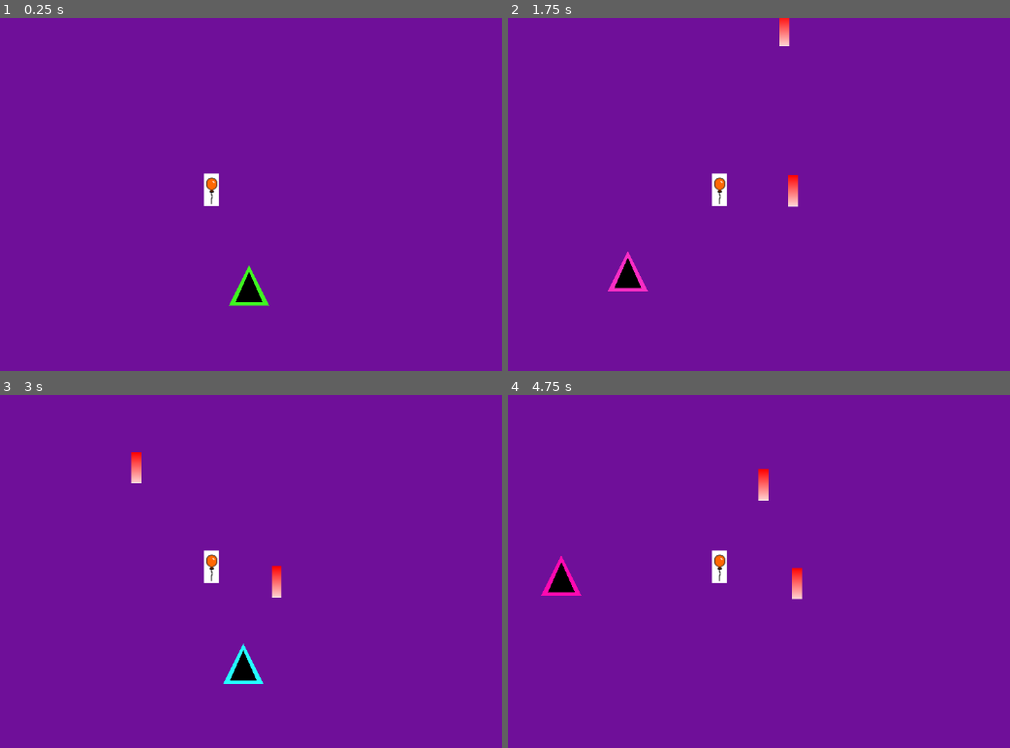
Above: before the commit, frames 1-4 (two rows, left to right).
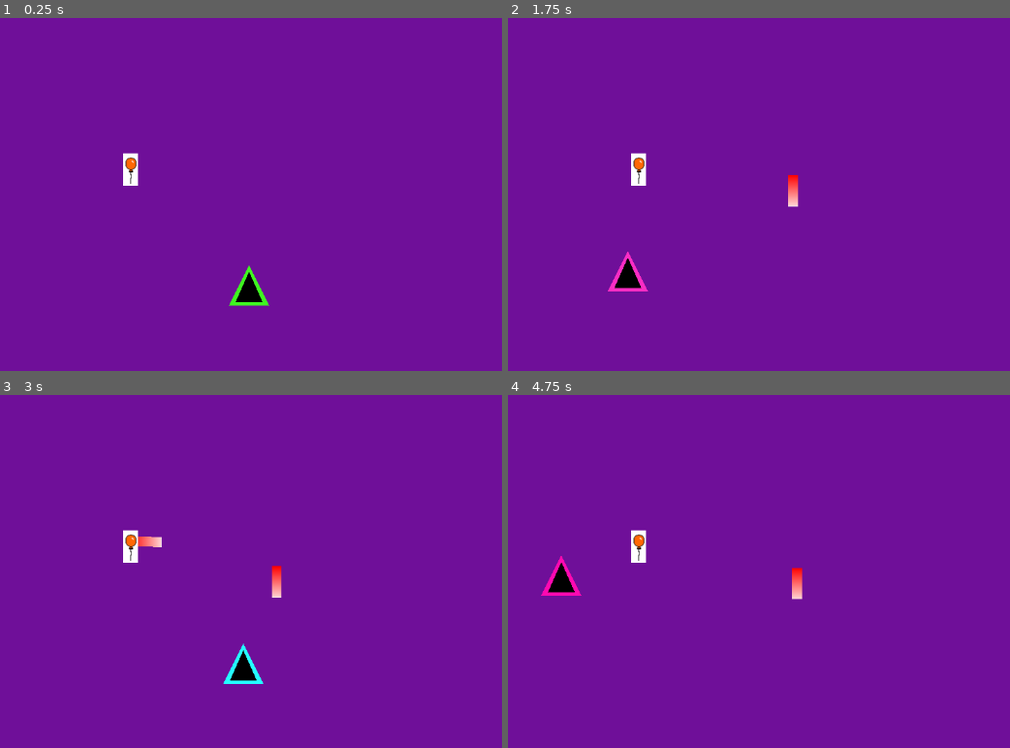
Above: after the commit, the same moments.

Repository: abhinandhari/mousemovementtutorial
Game: Godot game, scene res://Scenes/Endless.tscn
Same seed, same stepped clock (60 frames per second), same inputs: the game is played once before the commit and once after it. Before the commit the project starts from res://Scenes/world.tscn.
Inputs (mouse positions are in pixels of both pictures, inside the frame that each line leads up to):
- Up to frame 1 (0.25 s): no input
- Up to frame 2 (1.75 s): move the mouse to (929, 215) at 0.52 s; hold Space (shoot) 0.53-1.28 s; move the mouse to (603, 258) at 1.27 s; tap Space (shoot) at 1.35 s
- Up to frame 3 (3 s): move the mouse to (326, 518) at 2.02 s; hold Space (shoot) 2.03-2.78 s; move the mouse to (210, 702) at 2.77 s; tap Space (shoot) at 2.85 s
- Up to frame 4 (4.75 s): move the mouse to (989, 677) at 3.52 s; hold Space (shoot) 3.53-4.28 s; move the mouse to (523, 546) at 4.27 s; tap Space (shoot) at 4.35 s

The runs differ from the first frame. In frame 1, 0.6% of the frame differs, in the area x 24-44%, y 38-54%; in frame 2, 0.7%; in frame 3, 0.9%, in the area x 24-44%, y 16-54%; in frame 4, 0.8%.

Commit message:
Added few components for composition purposes, and a bit of renaming to correctly reflect behaviour

Diff:
--- a/Scenes/BaloonEnemy.tscn
+++ b/Scenes/BaloonEnemy.tscn
@@ -1,7 +1,9 @@
-[gd_scene load_steps=8 format=3 uid="uid://ibg5icpkh52k"]
+[gd_scene load_steps=10 format=3 uid="uid://ibg5icpkh52k"]
 
 [ext_resource type="Script" path="res://Scripts/Bodies/BaseEnemy.gd" id="1_wmc4j"]
 [ext_resource type="Texture2D" uid="uid://lfb6isjt1oux" path="res://SpriteSheet/Balloon Sprites.png" id="2_d8p6h"]
+[ext_resource type="PackedScene" uid="uid://cb7yxnxdq54xm" path="res://Scenes/Dmg.tscn" id="3_w5apm"]
+[ext_resource type="PackedScene" uid="uid://t57c7npkx3oa" path="res://Scenes/HP.tscn" id="4_8cqa1"]
 
 [sub_resource type="Animation" id="Animation_7vidc"]
 resource_name = "IdleBaloon"
@@ -10,26 +12,26 @@
 tracks/0/type = "value"
 tracks/0/imported = false
 tracks/0/enabled = true
-tracks/0/path = NodePath("Sprite2D:frame")
+tracks/0/path = NodePath("Sprite2D:region_rect")
 tracks/0/interp = 1
 tracks/0/loop_wrap = true
 tracks/0/keys = {
-"times": PackedFloat32Array(0, 0.0333333, 0.0666667, 0.1, 0.133333),
+"times": PackedFloat32Array(0, 0.0334333, 0.0666667, 0.1, 0.133333),
 "transitions": PackedFloat32Array(1, 1, 1, 1, 1),
-"update": 1,
-"values": [0, 1, 2, 3, 4]
+"update": 0,
+"values": [Rect2(4, 6.5, 229, 145.5), Rect2(3, 6.5, 229, 145.5), Rect2(2, 6.5, 229, 145.5), Rect2(1, 6.5, 229, 145.5), Rect2(3, 6.5, 229, 145.5)]
 }
 tracks/1/type = "value"
 tracks/1/imported = false
 tracks/1/enabled = true
-tracks/1/path = NodePath("Sprite2D:region_rect")
+tracks/1/path = NodePath("Sprite2D:frame")
 tracks/1/interp = 1
 tracks/1/loop_wrap = true
 tracks/1/keys = {
-"times": PackedFloat32Array(0, 0.0334333, 0.0666667, 0.1, 0.133333),
+"times": PackedFloat32Array(0, 0.0333333, 0.0666667, 0.1, 0.133333),
 "transitions": PackedFloat32Array(1, 1, 1, 1, 1),
-"update": 1,
-"values": [Rect2(4, 6.5, 229, 145.5), Rect2(3, 6.5, 229, 145.5), Rect2(2, 6.5, 229, 145.5), Rect2(1, 6.5, 229, 145.5), Rect2(3, 6.5, 229, 145.5)]
+"update": 0,
+"values": [0, 1, 2, 3, 4]
 }
 
 [sub_resource type="Animation" id="Animation_7rns1"]
@@ -37,26 +39,26 @@
 tracks/0/type = "value"
 tracks/0/imported = false
 tracks/0/enabled = true
-tracks/0/path = NodePath("Sprite2D:frame")
+tracks/0/path = NodePath("Sprite2D:region_rect")
 tracks/0/interp = 1
 tracks/0/loop_wrap = true
 tracks/0/keys = {
 "times": PackedFloat32Array(0),
 "transitions": PackedFloat32Array(1),
-"update": 1,
-"values": [0]
+"update": 0,
+"values": [Rect2(4, 6.5, 229, 145.5)]
 }
 tracks/1/type = "value"
 tracks/1/imported = false
 tracks/1/enabled = true
-tracks/1/path = NodePath("Sprite2D:region_rect")
+tracks/1/path = NodePath("Sprite2D:frame")
 tracks/1/interp = 1
 tracks/1/loop_wrap = true
 tracks/1/keys = {
 "times": PackedFloat32Array(0),
 "transitions": PackedFloat32Array(1),
 "update": 0,
-"values": [Rect2(4, 6.5, 229, 145.5)]
+"values": [0]
 }
 
 [sub_resource type="AnimationLibrary" id="AnimationLibrary_iquwe"]
@@ -72,10 +74,10 @@
 size = Vector2(20, 24)
 
 [node name="BaloonProp" type="CharacterBody2D"]
+editor_description = "A very basic enemy. It can move. It has hp provided via HealthComponent, and movement provided via MovementComponent"
 collision_layer = 4
 collision_mask = 2
 script = ExtResource("1_wmc4j")
-attack = 2
 
 [node name="Sprite2D" type="Sprite2D" parent="."]
 texture = ExtResource("2_d8p6h")
@@ -102,3 +104,7 @@
 [node name="CollisionShape2D(hitbox)" type="CollisionShape2D" parent="Area2D"]
 position = Vector2(0, -5)
 shape = SubResource("RectangleShape2D_l1vci")
+
+[node name="HealthComponent" parent="." instance=ExtResource("4_8cqa1")]
+
+[node name="DmgComponent" parent="." instance=ExtResource("3_w5apm")]
--- a/Scenes/BasicBullet.tscn
+++ b/Scenes/BasicBullet.tscn
@@ -1,31 +1,25 @@
 [gd_scene load_steps=5 format=3 uid="uid://biwmo6l56milh"]
 
 [ext_resource type="Script" path="res://Scripts/Bullets/BasicBullet.gd" id="1_medr2"]
+[ext_resource type="PackedScene" uid="uid://cgm7q2j76vlkt" path="res://Scenes/Bullet.tscn" id="2_n3hi5"]
 
 [sub_resource type="Gradient" id="Gradient_21aw3"]
 offsets = PackedFloat32Array(0, 0.972527, 1)
 colors = PackedColorArray(1, 0, 0, 1, 1, 0.818681, 0.818681, 1, 1, 1, 1, 1)
 metadata/_snap_enabled = true
 
-[sub_resource type="GradientTexture1D" id="GradientTexture1D_31xxx"]
+[sub_resource type="GradientTexture1D" id="GradientTexture1D_x260g"]
 gradient = SubResource("Gradient_21aw3")
 
-[sub_resource type="RectangleShape2D" id="RectangleShape2D_q2tqk"]
-size = Vector2(48, 16)
-
-[node name="BasicBullet" type="RigidBody2D"]
-z_index = -2
-collision_layer = 2
-collision_mask = 4
-gravity_scale = 0.0
+[node name="BasicBullet" instance=ExtResource("2_n3hi5")]
+editor_description = "A basic bullet. It deals damage based on dmgcomponent, and Direction based on a simple Vector. Future may use a movement component."
 script = ExtResource("1_medr2")
 
-[node name="Sprite2D" type="Sprite2D" parent="."]
+[node name="Sprite2D" type="Sprite2D" parent="." index="1"]
 position = Vector2(0.0442001, 0.0441921)
 rotation = 1.5708
 scale = Vector2(0.182308, 14.9255)
-texture = SubResource("GradientTexture1D_31xxx")
+texture = SubResource("GradientTexture1D_x260g")
 
-[node name="CollisionShape2D" type="CollisionShape2D" parent="."]
-rotation = 1.5708
-shape = SubResource("RectangleShape2D_q2tqk")
+[node name="DmgComponent" parent="." index="2"]
+dmg = 1
--- /dev/null
+++ b/Scenes/Dmg.tscn
@@ -0,0 +1,7 @@
+[gd_scene load_steps=2 format=3 uid="uid://cb7yxnxdq54xm"]
+
+[ext_resource type="Script" path="res://Scripts/CommonComponents/dmg.gd" id="1_vwwyb"]
+
+[node name="DmgComponent" type="Node"]
+editor_description = "Dmg Component. Attach to things which deal damage."
+script = ExtResource("1_vwwyb")
--- /dev/null
+++ b/Scenes/Endless.tscn
@@ -0,0 +1,64 @@
+[gd_scene load_steps=6 format=3 uid="uid://dvych548vccnj"]
+
+[ext_resource type="Script" path="res://Worlds/endless.gd" id="1_jcss1"]
+[ext_resource type="Script" path="res://Scripts/character_body_2d.gd" id="2_nofxa"]
+[ext_resource type="Shader" path="res://Shaders/player.gdshader" id="3_gyoh2"]
+
+[sub_resource type="ShaderMaterial" id="ShaderMaterial_r4qkv"]
+shader = ExtResource("3_gyoh2")
+shader_parameter/border_width = 2.0
+shader_parameter/border_color = Vector4(1, 0, 0, 1)
+shader_parameter/time_speed = 1.0
+
+[sub_resource type="WorldBoundaryShape2D" id="WorldBoundaryShape2D_t0skl"]
+
+[node name="Endless" type="Node2D"]
+editor_description = "The Endless level. Infinite spawn of enemies. Survive till max"
+use_parent_material = true
+script = ExtResource("1_jcss1")
+
+[node name="Player" type="CharacterBody2D" parent="."]
+position = Vector2(576, 500)
+motion_mode = 1
+script = ExtResource("2_nofxa")
+min_x = 100.0
+max_x = 1060.0
+min_y = 80.0
+max_y = 500.0
+
+[node name="CollisionPolygon2D" type="CollisionPolygon2D" parent="Player"]
+polygon = PackedVector2Array(0, 10, 20, 55, -20, 55)
+
+[node name="RGBBorder" type="Polygon2D" parent="Player"]
+material = SubResource("ShaderMaterial_r4qkv")
+color = Color(0, 0, 0, 1)
+offset = Vector2(0, -5)
+antialiased = true
+polygon = PackedVector2Array(0, 0, 30, 60, -30, 60)
+
+[node name="BlackBody" type="Polygon2D" parent="Player/RGBBorder"]
+color = Color(0, 0, 0, 1)
+offset = Vector2(0, -5)
+antialiased = true
+polygon = PackedVector2Array(0, 10, 20, 55, -20, 55)
+
+[node name="WorldBoundary" type="StaticBody2D" parent="."]
+
+[node name="Bottom" type="CollisionShape2D" parent="WorldBoundary"]
+position = Vector2(600, 576)
+shape = SubResource("WorldBoundaryShape2D_t0skl")
+
+[node name="Top" type="CollisionShape2D" parent="WorldBoundary"]
+position = Vector2(600, 64)
+rotation = 3.14159
+shape = SubResource("WorldBoundaryShape2D_t0skl")
+
+[node name="Left" type="CollisionShape2D" parent="WorldBoundary"]
+position = Vector2(152, 320)
+rotation = 1.5708
+shape = SubResource("WorldBoundaryShape2D_t0skl")
+
+[node name="Right" type="CollisionShape2D" parent="WorldBoundary"]
+position = Vector2(1000, 320)
+rotation = 4.71239
+shape = SubResource("WorldBoundaryShape2D_t0skl")
--- /dev/null
+++ b/Scenes/HP.tscn
@@ -0,0 +1,21 @@
+[gd_scene load_steps=2 format=3 uid="uid://t57c7npkx3oa"]
+
+[sub_resource type="GDScript" id="GDScript_jmtxc"]
+script/source = "class_name Health extends Node
+@export var hp:int
+
+# Called when the node enters the scene tree for the first time.
+func _ready():
+	pass # Replace with function body.
+func get_hp() -> int :
+	return hp
+func set_hp(x: int) -> void :
+	hp = x
+# Called every frame. 'delta' is the elapsed time since the previous frame.
+func _process(delta):
+	pass
+"
+
+[node name="HealthComponent" type="Node"]
+editor_description = "Health Component. Attach to things which require health values"
+script = SubResource("GDScript_jmtxc")
--- a/Scenes/bullet.tscn
+++ b/Scenes/bullet.tscn
@@ -1,10 +1,12 @@
-[gd_scene load_steps=3 format=3 uid="uid://cgm7q2j76vlkt"]
+[gd_scene load_steps=4 format=3 uid="uid://cgm7q2j76vlkt"]
 
 [ext_resource type="Script" path="res://Scripts/Bullets/Bullet.gd" id="1_ehfi2"]
+[ext_resource type="PackedScene" uid="uid://cb7yxnxdq54xm" path="res://Scenes/Dmg.tscn" id="2_83nq7"]
 
 [sub_resource type="CircleShape2D" id="CircleShape2D_chges"]
 
 [node name="Bullet" type="RigidBody2D"]
+editor_description = "Abstract bullet class."
 z_index = -2
 collision_layer = 2
 collision_mask = 4
@@ -14,3 +16,5 @@
 [node name="CollisionShape2D" type="CollisionShape2D" parent="."]
 rotation = 1.5708
 shape = SubResource("CircleShape2D_chges")
+
+[node name="DmgComponent" parent="." instance=ExtResource("2_83nq7")]
--- a/Scenes/world.tscn
+++ /dev/null
@@ -1,140 +0,0 @@
-[gd_scene load_steps=9 format=3 uid="uid://dvych548vccnj"]
-
-[ext_resource type="Script" path="res://Scripts/character_body_2d.gd" id="1_lu2qv"]
-[ext_resource type="Shader" path="res://Shaders/player.gdshader" id="2_ckafb"]
-[ext_resource type="Texture2D" uid="uid://lfb6isjt1oux" path="res://SpriteSheet/Balloon Sprites.png" id="3_qgoqb"]
-
-[sub_resource type="ShaderMaterial" id="ShaderMaterial_r4qkv"]
-shader = ExtResource("2_ckafb")
-shader_parameter/border_width = 2.0
-shader_parameter/border_color = Vector4(1, 0, 0, 1)
-shader_parameter/time_speed = 1.0
-
-[sub_resource type="WorldBoundaryShape2D" id="WorldBoundaryShape2D_t0skl"]
-
-[sub_resource type="Animation" id="Animation_7vidc"]
-resource_name = "IdleBaloon"
-length = 0.1667
-loop_mode = 1
-tracks/0/type = "value"
-tracks/0/imported = false
-tracks/0/enabled = true
-tracks/0/path = NodePath("Sprite2D:frame")
-tracks/0/interp = 1
-tracks/0/loop_wrap = true
-tracks/0/keys = {
-"times": PackedFloat32Array(0, 0.0333333, 0.0666667, 0.1, 0.133333),
-"transitions": PackedFloat32Array(1, 1, 1, 1, 1),
-"update": 1,
-"values": [0, 1, 2, 3, 4]
-}
-tracks/1/type = "value"
-tracks/1/imported = false
-tracks/1/enabled = true
-tracks/1/path = NodePath("Sprite2D:region_rect")
-tracks/1/interp = 1
-tracks/1/loop_wrap = true
-tracks/1/keys = {
-"times": PackedFloat32Array(0, 0.0334333, 0.0666667, 0.1, 0.133333),
-"transitions": PackedFloat32Array(1, 1, 1, 1, 1),
-"update": 1,
-"values": [Rect2(4, 6.5, 229, 145.5), Rect2(3, 6.5, 229, 145.5), Rect2(2, 6.5, 229, 145.5), Rect2(1, 6.5, 229, 145.5), Rect2(3, 6.5, 229, 145.5)]
-}
-
-[sub_resource type="Animation" id="Animation_7rns1"]
-length = 0.001
-tracks/0/type = "value"
-tracks/0/imported = false
-tracks/0/enabled = true
-tracks/0/path = NodePath("Sprite2D:frame")
-tracks/0/interp = 1
-tracks/0/loop_wrap = true
-tracks/0/keys = {
-"times": PackedFloat32Array(0),
-"transitions": PackedFloat32Array(1),
-"update": 1,
-"values": [0]
-}
-tracks/1/type = "value"
-tracks/1/imported = false
-tracks/1/enabled = true
-tracks/1/path = NodePath("Sprite2D:region_rect")
-tracks/1/interp = 1
-tracks/1/loop_wrap = true
-tracks/1/keys = {
-"times": PackedFloat32Array(0),
-"transitions": PackedFloat32Array(1),
-"update": 0,
-"values": [Rect2(4, 6.5, 229, 145.5)]
-}
-
-[sub_resource type="AnimationLibrary" id="AnimationLibrary_iquwe"]
-_data = {
-"IdleBaloon": SubResource("Animation_7vidc"),
-"RESET": SubResource("Animation_7rns1")
-}
-
-[node name="World" type="Node2D"]
-use_parent_material = true
-
-[node name="Player" type="CharacterBody2D" parent="."]
-position = Vector2(576, 500)
-motion_mode = 1
-script = ExtResource("1_lu2qv")
-min_x = 100.0
-max_x = 1060.0
-min_y = 80.0
-max_y = 500.0
-
-[node name="CollisionPolygon2D" type="CollisionPolygon2D" parent="Player"]
-polygon = PackedVector2Array(0, 10, 20, 55, -20, 55)
-
-[node name="RGBBorder" type="Polygon2D" parent="Player"]
-material = SubResource("ShaderMaterial_r4qkv")
-color = Color(0, 0, 0, 1)
-offset = Vector2(0, -5)
-antialiased = true
-polygon = PackedVector2Array(0, 0, 30, 60, -30, 60)
-
-[node name="BlackBody" type="Polygon2D" parent="Player/RGBBorder"]
-color = Color(0, 0, 0, 1)
-offset = Vector2(0, -5)
-antialiased = true
-polygon = PackedVector2Array(0, 10, 20, 55, -20, 55)
-
-[node name="WorldBoundary" type="StaticBody2D" parent="."]
-
-[node name="Bottom" type="CollisionShape2D" parent="WorldBoundary"]
-position = Vector2(600, 576)
-shape = SubResource("WorldBoundaryShape2D_t0skl")
-
-[node name="Top" type="CollisionShape2D" parent="WorldBoundary"]
-position = Vector2(600, 64)
-rotation = 3.14159
-shape = SubResource("WorldBoundaryShape2D_t0skl")
-
-[node name="Left" type="CollisionShape2D" parent="WorldBoundary"]
-position = Vector2(152, 320)
-rotation = 1.5708
-shape = SubResource("WorldBoundaryShape2D_t0skl")
-
-[node name="Right" type="CollisionShape2D" parent="WorldBoundary"]
-position = Vector2(1000, 320)
-rotation = 4.71239
-shape = SubResource("WorldBoundaryShape2D_t0skl")
-
-[node name="BaloonProp" type="Node2D" parent="."]
-
-[node name="Sprite2D" type="Sprite2D" parent="BaloonProp"]
-position = Vector2(520, 255)
-texture = ExtResource("3_qgoqb")
-hframes = 10
-vframes = 3
-region_enabled = true
-region_rect = Rect2(4, 6.5, 229, 145.5)
-region_filter_clip_enabled = true
-
-[node name="AnimationPlayer" type="AnimationPlayer" parent="BaloonProp"]
-libraries = {
-"": SubResource("AnimationLibrary_iquwe")
-}
--- a/Scripts/Bodies/BaseEnemy.gd
+++ b/Scripts/Bodies/BaseEnemy.gd
@@ -1,10 +1,9 @@
 class_name EnemyCharacter extends CharacterBody2D
 
-@export var attack:int
+@export var Dmg:int
 func _ready():
 	pass
 
-func get_attack():
-	return attack
-
+func get_Dmg():
+	return Dmg
 	pass # Replace with function body.
--- a/Scripts/Bullets/BasicBullet.gd
+++ b/Scripts/Bullets/BasicBullet.gd
@@ -1,4 +1,4 @@
-extends Bullet
+class_name BasicBullet extends Bullet
 
 # Called when the node enters the scene tree for the first time.
  # Replace with function body.
@@ -7,9 +7,10 @@
 func initialize(isFriendly:bool):
 	self.isFriendly=isFriendly
 	speed= 125.0
-	lifetime= 30.0
+	lifetime= 1.0
 	accel = 250.0
 	cd=0.2
+
 
 func get_obj_name() -> String:
 	return GameUtils.bulletTypes[0]
--- a/Scripts/Bullets/Bullet.gd
+++ b/Scripts/Bullets/Bullet.gd
@@ -6,7 +6,6 @@
 @export var direction: Vector2 = Vector2.UP
 @export var cd: float = 1.0
 @export var isFriendly:bool = true
-
 func get_speed() -> float:
 	return speed
 func get_lifetime() -> float:
@@ -20,13 +19,12 @@
 		return -1 * direction
 func get_cd() -> float:
 	return cd
-func get_damage() -> int:
-	return 10
+
 func _ready() -> void:
-	# TImer which destroys bullet after lifetime
 	linear_velocity = get_direction()*get_speed()
 	# Start a lifetime timer using the SceneTree timer system
-	await get_tree().create_timer(get_lifetime()).timeout  # Wait for 1 second
+	await get_tree().create_timer(get_lifetime()).timeout  # Wait for lifetime second
+	print($DmgComponent.dmg)
 	queue_free()  # Destroy the bullet
 	pass
 
--- /dev/null
+++ b/Scripts/CommonComponents/dmg.gd
@@ -0,0 +1,9 @@
+class_name Dmg extends Node
+@export var dmg:int
+
+# Called when the node enters the scene tree for the first time.
+func _ready():
+	pass # Replace with function body.
+# Called every frame. 'delta' is the elapsed time since the previous frame.
+func _process(delta):
+	pass
--- /dev/null
+++ b/Scripts/CommonComponents/health.gd
@@ -0,0 +1,11 @@
+class_name HP extends Node
+@export var hp:int
+
+# Called when the node enters the scene tree for the first time.
+func _ready():
+	pass # Replace with function body.
+func get_hp() -> int :
+	return hp
+# Called every frame. 'delta' is the elapsed time since the previous frame.
+func _process(delta):
+	pass
--- /dev/null
+++ b/Worlds/endless.gd
@@ -0,0 +1,16 @@
+extends Node2D
+@export var enemy_scene: PackedScene = preload("res://Scenes/BaloonEnemy.tscn")
+@export var enemy : Array[EnemyCharacter]
+# Called when the node enters the scene tree for the first time.
+func _ready():
+	enemy.append(enemy_scene.instantiate())
+	for ele in enemy:
+		add_child(ele)
+	enemy[0].position = get_viewport().size / 2
+	#print(enemy[0].position)
+	pass # Replace with function body.
+
+
+# Called every frame. 'delta' is the elapsed time since the previous frame.
+func _process(delta):
+	pass
--- a/project.godot
+++ b/project.godot
@@ -11,7 +11,7 @@
 [application]
 
 config/name="MouseMovementTutorial"
-run/main_scene="res://Scenes/World.tscn"
+run/main_scene="res://Scenes/Endless.tscn"
 config/features=PackedStringArray("4.3", "Mobile")
 config/icon="res://icon.svg"
 
Not shown, added: Scenes/Wor3463.tmp
